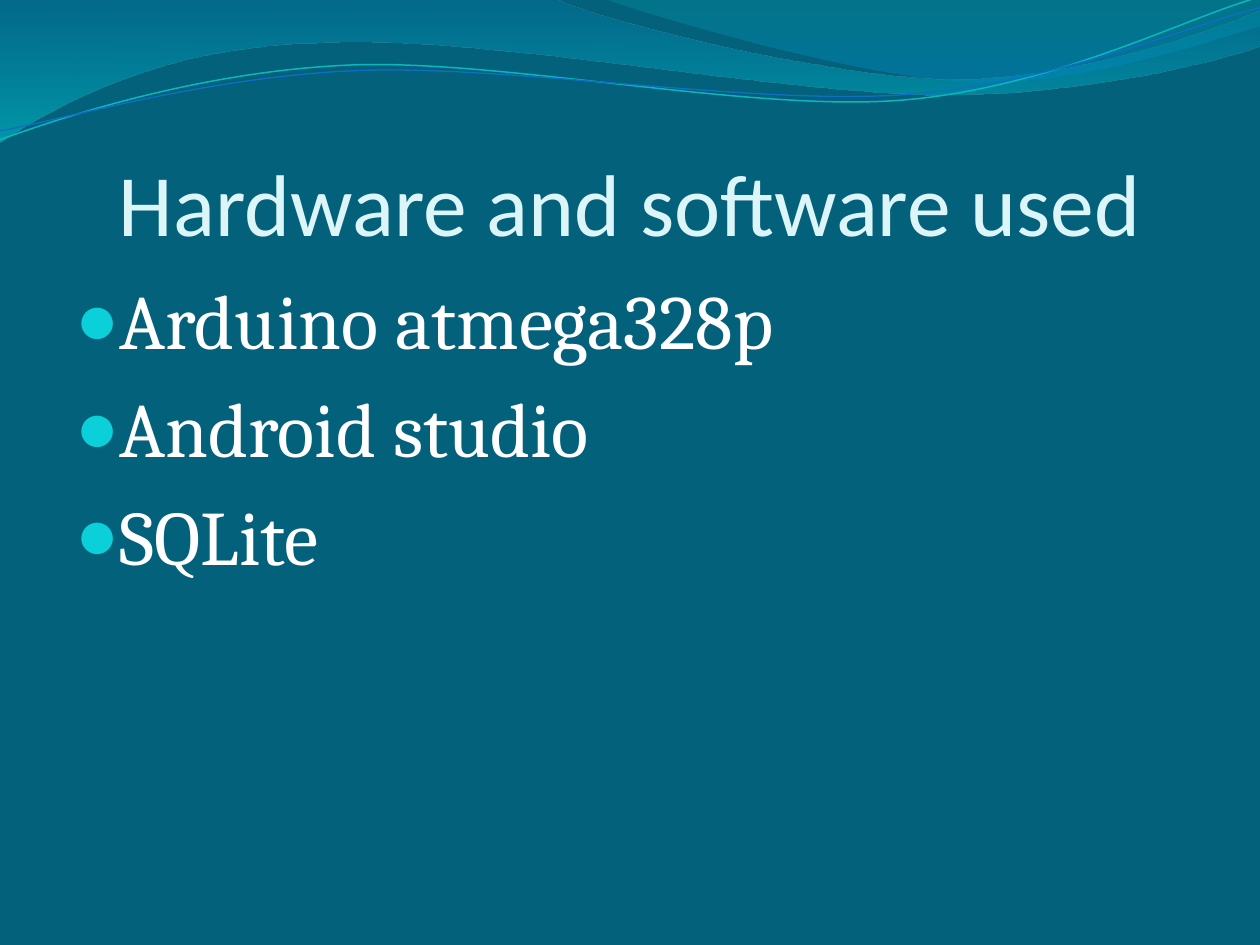
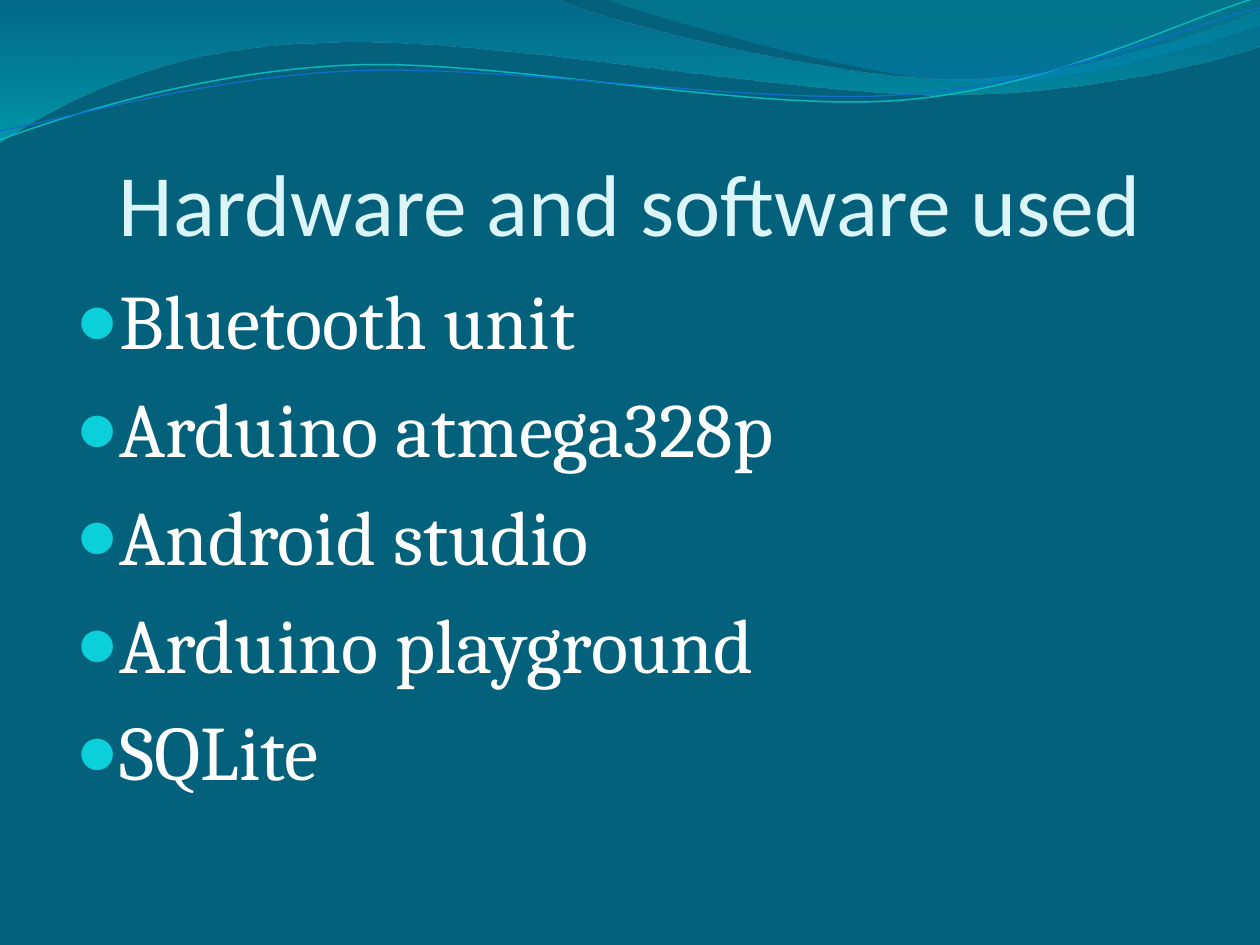
Before and after one commit to Pontus92/JAMP, a slide deck: slide 5 of PowerPoint/Easy Speech.pptx. Drawn at 1260x945 pixels with LibreOffice and Linux fonts; fonts in the diff are those of the drawing. Boxes give left, top, right and bottom in pixels: in the first picture for what was removed or moved away, otherwise in the second. Text is boxed around its words. In the diff, an @@ line names an element or a change of style, - is before the commit and + after.

```diff
--- a/PowerPoint/Easy Speech.pptx
+++ b/PowerPoint/Easy Speech.pptx
@@ text at (120,295,575,350): paragraph added @@
+● Bluetooth unit
@@ text at (120,619,753,689): paragraph added @@
+● Arduino playground
```
Also in this commit, not shown: 3 other slides changed, 1 other file.
